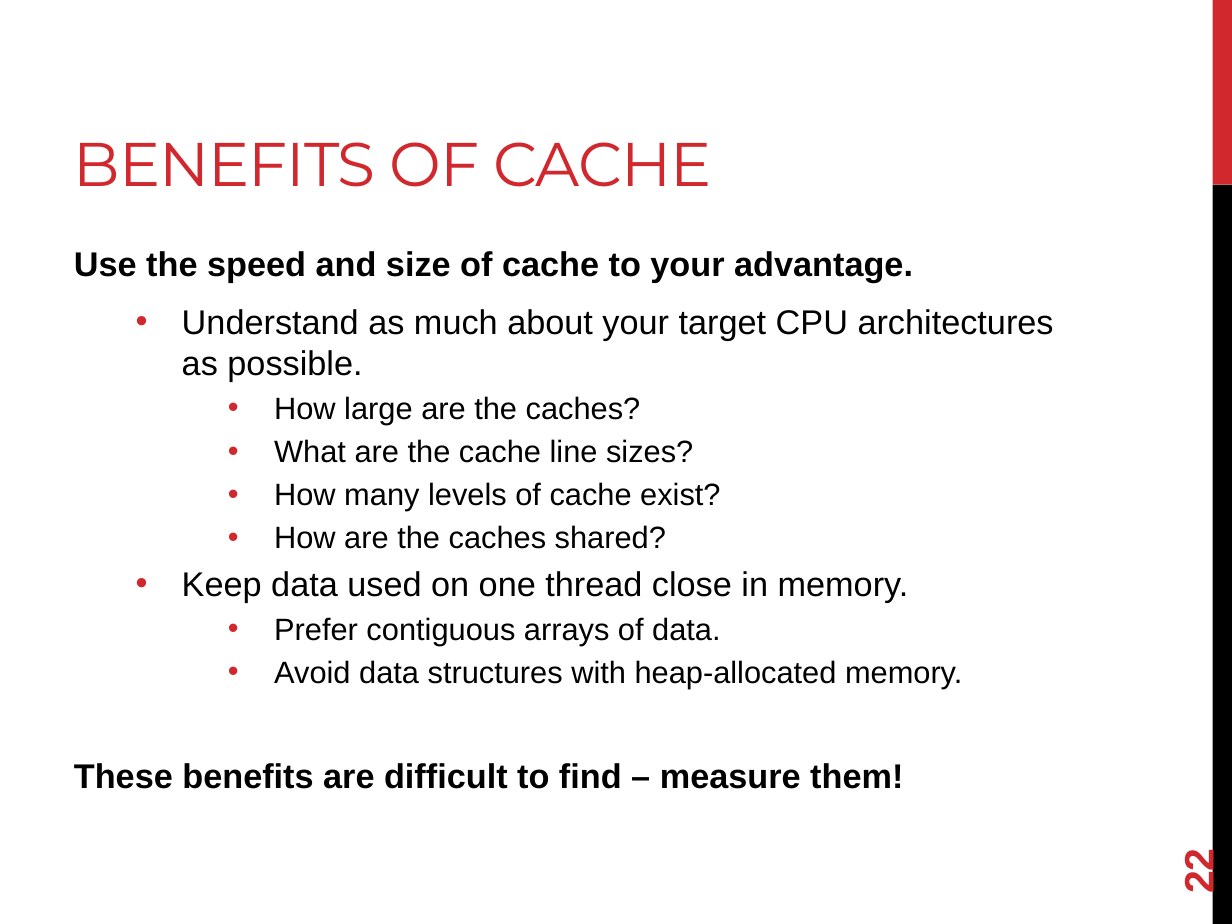
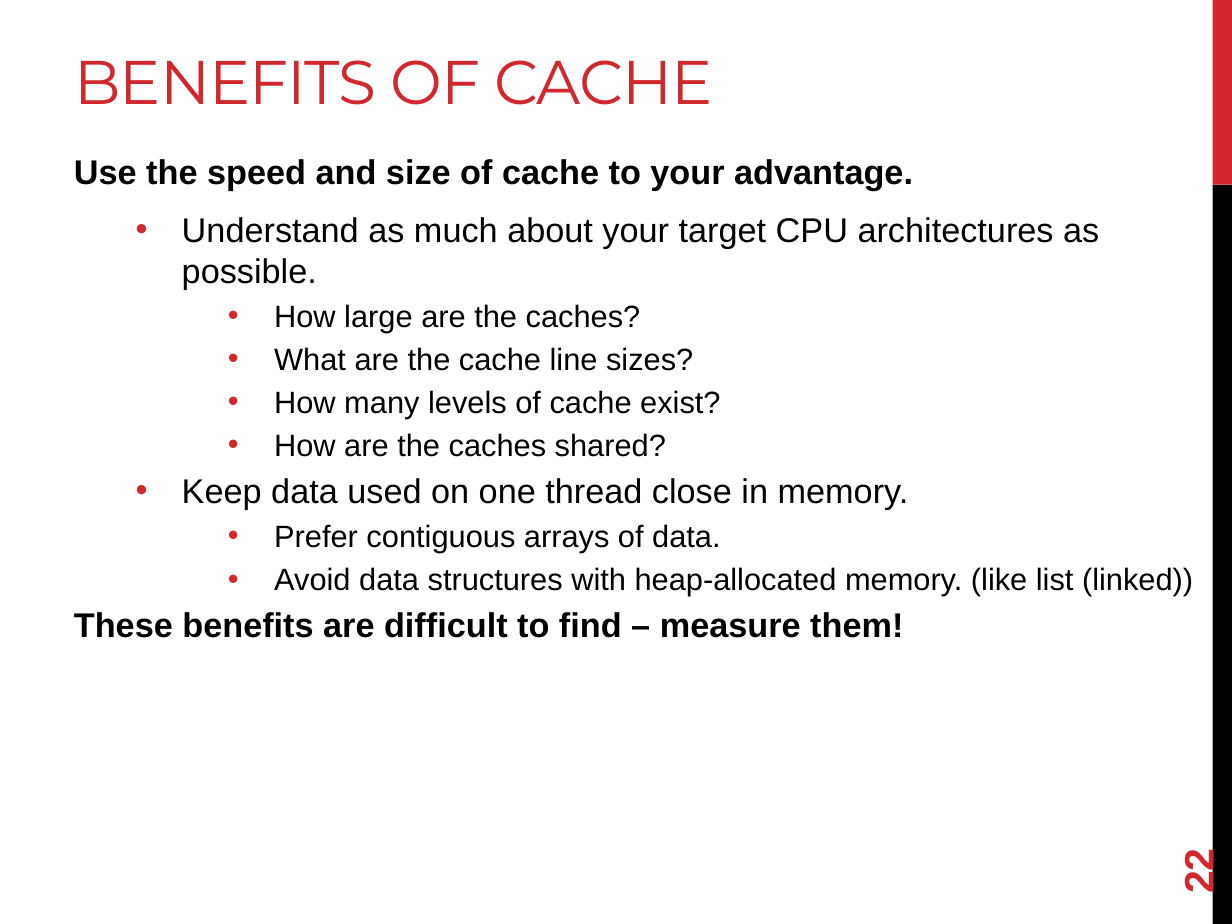
Before and after one commit to joshpeterson/DevelopingConcurrentSoftware, a slide deck: slide 22 of Lectures/Designing Concurrent Software/Designing Concurrent Software.pptx. Drawn at 1232x924 pixels with LibreOffice and Linux fonts; fonts in the diff are those of the drawing. Boxes give left, top, right and bottom in pixels: in the first picture for what was removed or moved away, otherwise in the second. Text is boxed around its words. In the diff, an @@ line names an element or a change of style, - is before the commit and + after.

```diff
--- a/Lectures/Designing Concurrent Software/Designing Concurrent Software.pptx
+++ b/Lectures/Designing Concurrent Software/Designing Concurrent Software.pptx
@@ title "BENEFITS OF CACHE": place and size @@
-title "BENEFITS OF CACHE" at [74,142,712,187]
+title "BENEFITS OF CACHE" at [75,60,712,105]
@@ text "Use the speed and size ...": place and size @@
-text "Use the speed and size ..." at [74,251,1054,789]
+text "Use the speed and size ..." at [74,159,1193,638]
@@ text at [274,567,1193,596]: text changed @@
-    • Avoid data structures with heap-allocated memory.
+    • Avoid data structures with heap-allocated memory. (like list (linked))
```
Also in this commit, not shown: 6 other slides changed, 1 slide added, 5 other files.
